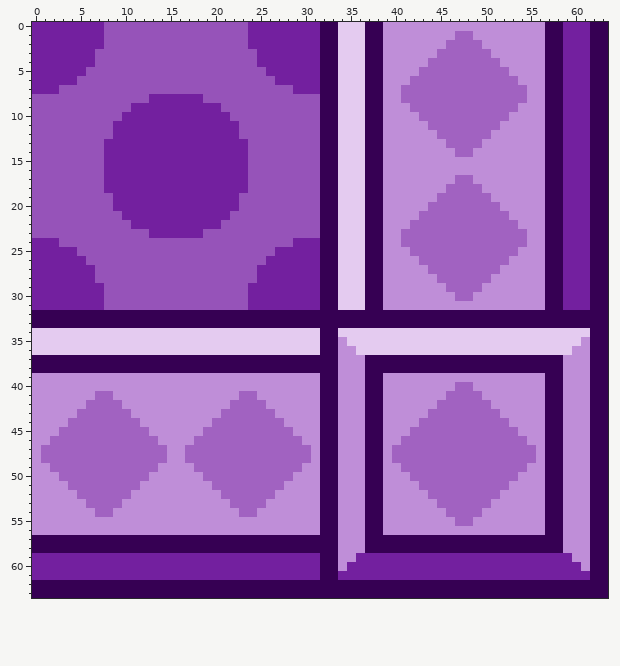
Two versions of one pixel-art sprite, assets/level/tiles.png. Above: the version before the commit.
The file is 64x64 pixels. Colours within 5 levels of each other are drawn and written as one.
New version:
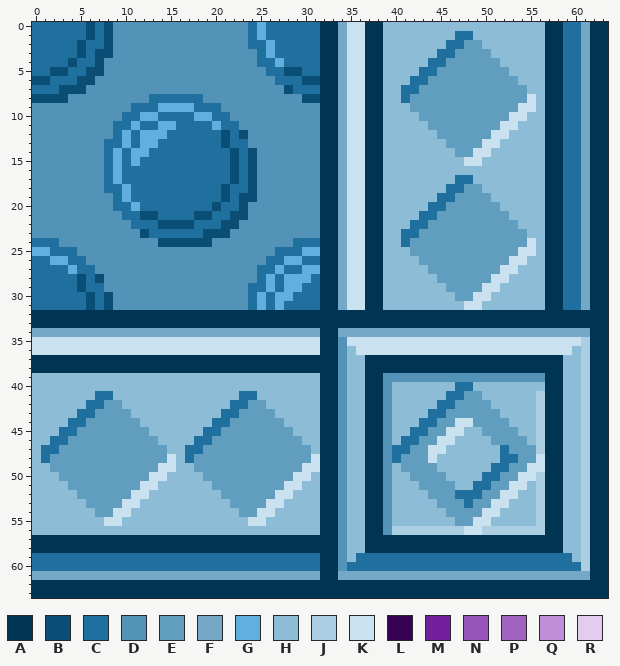
Palette (. is transparent): A #003453  B #0b4e75  C #20709f  D #5293b7  E #619dbf  F #75a8c7  G #60afdf  H #8dbcd7  J #abcee3  K #cae1ef  L #360053  M #73209f  N #9653b9  P #a162c1  Q #bf8ed8  R #e4cbf0
The exact change:
Changed rows in their new state; - is an unchanged pixel.
first column x 0:
 0 CCCCCCBCBDDDDDDDDDDDDDDDCGCCCCCCAAFKKAAHHHHHHHHHHHHHHHHHHAACCFAA
 1 CCCCCCBCBDDDDDDDDDDDDDDDCGCCCCCCAAFKKAAHHHHHHHHCCHHHHHHHHAACCFAA
 2 CCCCCBCCBDDDDDDDDDDDDDDDCCGCCCCCAAFKKAAHHHHHHHCCEEHHHHHHHAACCFAA
 3 CCCCCBCBBDDDDDDDDDDDDDDDDCGCCCCCAAFKKAAHHHHHHCCEEEEHHHHHHAACCFAA
 4 CCCCBCCBDDDDDDDDDDDDDDDDDCCGCCCCAAFKKAAHHHHHCCEEEEEEHHHHHAACCFAA
 5 CCBBCCBBDDDDDDDDDDDDDDDDDDCCBBCCAAFKKAAHHHHCCEEEEEEEEHHHHAACCFAA
 6 BBCCCBBDDDDDDDDDDDDDDDDDDDDCCCBBAAFKKAAHHHCCEEEEEEEEEEHHHAACCFAA
 7 CCCBBBDDDDDDDDDDDDDDDDDDDDDDBCCCAAFKKAAHHCCEEEEEEEEEEEEHHAACCFAA
 8 BBBBDDDDDDDDDCCCCCCDDDDDDDDDDDBBAAFKKAAHHCEEEEEEEEEEEEEKHAACCFAA
 9 DDDDDDDDDDDCCCGGGGCCCDDDDDDDDDDDAAFKKAAHHHEEEEEEEEEEEEKKHAACCFAA
10 DDDDDDDDDDCCGGCCCCGGCCDDDDDDDDDDAAFKKAAHHHHEEEEEEEEEEKKHHAACCFAA
11 DDDDDDDDDCCGCCGGCCCCGCCDDDDDDDDDAAFKKAAHHHHHEEEEEEEEKKHHHAACCFAA
12 DDDDDDDDDCGCGGGCCCCCCBCBDDDDDDDDAAFKKAAHHHHHHEEEEEEKKHHHHAACCFAA
13 DDDDDDDDCCGCGGCCCCCCCBCCDDDDDDDDAAFKKAAHHHHHHHEEEEKKHHHHHAACCFAA
14 DDDDDDDDCGCGGCCCCCCCCCBCBDDDDDDDAAFKKAAHHHHHHHHEEKKHHHHHHAACCFAA
15 DDDDDDDDCGCGCCCCCCCCCCBCBDDDDDDDAAFKKAAHHHHHHHHHKKHHHHHHHAACCFAA
16 DDDDDDDDCGCCCCCCCCCCCCBCBDDDDDDDAAFKKAAHHHHHHHHHHHHHHHHHHAACCFAA
17 DDDDDDDDCGCCCCCCCCCCCCBCBDDDDDDDAAFKKAAHHHHHHHHCCHHHHHHHHAACCFAA
18 DDDDDDDDCCGCCCCCCCCCCBCCBDDDDDDDAAFKKAAHHHHHHHCCEEHHHHHHHAACCFAA
19 DDDDDDDDDCGCCCCCCCCCCBCBBDDDDDDDAAFKKAAHHHHHHCCEEEEHHHHHHAACCFAA
20 DDDDDDDDDCCGCCCCCCCCBCCBDDDDDDDDAAFKKAAHHHHHCCEEEEEEHHHHHAACCFAA
21 DDDDDDDDDDCCBBCCCCBBCCBBDDDDDDDDAAFKKAAHHHHCCEEEEEEEEHHHHAACCFAA
22 DDDDDDDDDDDCCCBBBBCCCBBDDDDDDDDDAAFKKAAHHHCCEEEEEEEEEEHHHAACCFAA
23 DDDDDDDDDDDDBCCCCCCBBBDDDDDDDDDDAAFKKAAHHCCEEEEEEEEEEEEHHAACCFAA
24 CCCDDDDDDDDDDDBBBBBBDDDDDDDDDCCCAAFKKAAHHCEEEEEEEEEEEEEKHAACCFAA
25 GGCCCDDDDDDDDDDDDDDDDDDDDDDCCCGGAAFKKAAHHHEEEEEEEEEEEEKKHAACCFAA
26 CCGGCCDDDDDDDDDDDDDDDDDDDDCCGGCCAAFKKAAHHHHEEEEEEEEEEKKHHAACCFAA
27 CCCCGCCDDDDDDDDDDDDDDDDDDCCGCCGGAAFKKAAHHHHHEEEEEEEEKKHHHAACCFAA
28 CCCCCBCBDDDDDDDDDDDDDDDDDCGCGGGCAAFKKAAHHHHHHEEEEEEKKHHHHAACCFAA
29 CCCCCBCCDDDDDDDDDDDDDDDDCCGCGGCCAAFKKAAHHHHHHHEEEEKKHHHHHAACCFAA
30 CCCCCCBCBDDDDDDDDDDDDDDDCGCGGCCCAAFKKAAHHHHHHHHEEKKHHHHHHAACCFAA
31 CCCCCCBCBDDDDDDDDDDDDDDDCGCGCCCCAAFKKAAHHHHHHHHHKKHHHHHHHAACCFAA
32 AAAAAAAAAAAAAAAAAAAAAAAAAAAAAAAAAAAAAAAAAAAAAAAAAAAAAAAAAAAAAAAA
33 AAAAAAAAAAAAAAAAAAAAAAAAAAAAAAAAAAAAAAAAAAAAAAAAAAAAAAAAAAAAAAAA
34 FFFFFFFFFFFFFFFFFFFFFFFFFFFFFFFFAAFFFFFFFFFFFFFFFFFFFFFFFFFFFFAA
35 KKKKKKKKKKKKKKKKKKKKKKKKKKKKKKKKAADKKKKKKKKKKKKKKKKKKKKKKKKKKJAA
36 KKKKKKKKKKKKKKKKKKKKKKKKKKKKKKKKAADHKKKKKKKKKKKKKKKKKKKKKKKKHJAA
37 AAAAAAAAAAAAAAAAAAAAAAAAAAAAAAAAAADHHAAAAAAAAAAAAAAAAAAAAAAHHJAA
38 AAAAAAAAAAAAAAAAAAAAAAAAAAAAAAAAAADHHAAAAAAAAAAAAAAAAAAAAAAHHJAA
39 HHHHHHHHHHHHHHHHHHHHHHHHHHHHHHHHAADHHAADDDDDDDDDDDDDDDDDDAAHHJAA
40 HHHHHHHHHHHHHHHHHHHHHHHHHHHHHHHHAADHHAADHHHHHHHCCHHHHHHHHAAHHJAA
41 HHHHHHHCCHHHHHHHHHHHHHHCCHHHHHHHAADHHAADHHHHHHCCEEHHHHHHJAAHHJAA
42 HHHHHHCCEEHHHHHHHHHHHHCCEEHHHHHHAADHHAADHHHHHCCEEEEHHHHHJAAHHJAA
43 HHHHHCCEEEEHHHHHHHHHHCCEEEEHHHHHAADHHAADHHHHCCEEEEEEHHHHJAAHHJAA
44 HHHHCCEEEEEEHHHHHHHHCCEEEEEEHHHHAADHHAADHHHCCEEKKEEEEHHHJAAHHJAA
45 HHHCCEEEEEEEEHHHHHHCCEEEEEEEEHHHAADHHAADHHCCEEKKHHEEEEHHJAAHHJAA
46 HHCCEEEEEEEEEEHHHHCCEEEEEEEEEEHHAADHHAADHCCEEKKHHHHEEEEHJAAHHJAA
47 HCCEEEEEEEEEEEEHHCCEEEEEEEEEEEEHAADHHAADCCEEKKHHHHHHCEEEJAAHHJAA
48 HCEEEEEEEEEEEEEKHCEEEEEEEEEEEEEKAADHHAADCEEEKHHHHHHHCCEEKAAHHJAA
49 HHEEEEEEEEEEEEKKHHEEEEEEEEEEEEKKAADHHAADHEEEEHHHHHHCCEEKKAAHHJAA
50 HHHEEEEEEEEEEKKHHHHEEEEEEEEEEKKHAADHHAADHHEEEEHHHHCCEEKKJAAHHJAA
51 HHHHEEEEEEEEKKHHHHHHEEEEEEEEKKHHAADHHAADHHHEEEEHHCCEEKKHJAAHHJAA
52 HHHHHEEEEEEKKHHHHHHHHEEEEEEKKHHHAADHHAADHHHHEEECCCEEKKHHJAAHHJAA
53 HHHHHHEEEEKKHHHHHHHHHHEEEEKKHHHHAADHHAADHHHHHEEECEEKKHHHJAAHHJAA
54 HHHHHHHEEKKHHHHHHHHHHHHEEKKHHHHHAADHHAADHHHHHHEEEEKKHHHHJAAHHJAA
55 HHHHHHHHKKHHHHHHHHHHHHHHKKHHHHHHAADHHAADHHHHHHHEEKKHHHHHJAAHHJAA
56 HHHHHHHHHHHHHHHHHHHHHHHHHHHHHHHHAADHHAADJJJJJJJJKKJJJJJJJAAHHJAA
57 AAAAAAAAAAAAAAAAAAAAAAAAAAAAAAAAAADHHAAAAAAAAAAAAAAAAAAAAAAHHJAA
58 AAAAAAAAAAAAAAAAAAAAAAAAAAAAAAAAAADHHAAAAAAAAAAAAAAAAAAAAAAHHJAA
59 CCCCCCCCCCCCCCCCCCCCCCCCCCCCCCCCAADHCCCCCCCCCCCCCCCCCCCCCCCCHJAA
60 CCCCCCCCCCCCCCCCCCCCCCCCCCCCCCCCAADCCCCCCCCCCCCCCCCCCCCCCCCCCJAA
61 FFFFFFFFFFFFFFFFFFFFFFFFFFFFFFFFAAFFFFFFFFFFFFFFFFFFFFFFFFFFFFAA
62 AAAAAAAAAAAAAAAAAAAAAAAAAAAAAAAAAAAAAAAAAAAAAAAAAAAAAAAAAAAAAAAA
63 AAAAAAAAAAAAAAAAAAAAAAAAAAAAAAAAAAAAAAAAAAAAAAAAAAAAAAAAAAAAAAAA
Changed places in both pictures, as pixel boxes (x1, y1, x2, y2):
changed: (32, 22, 608, 598)
